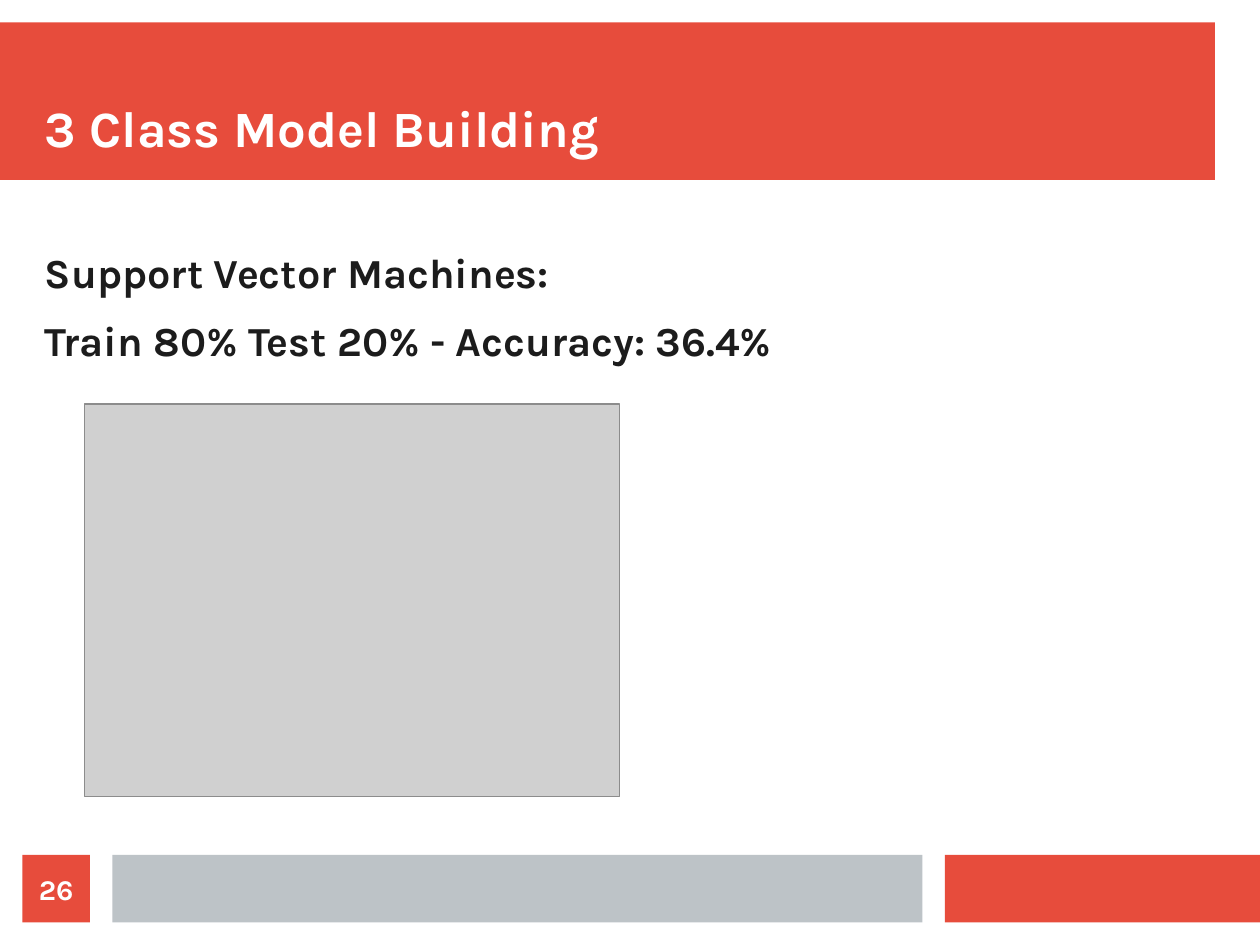
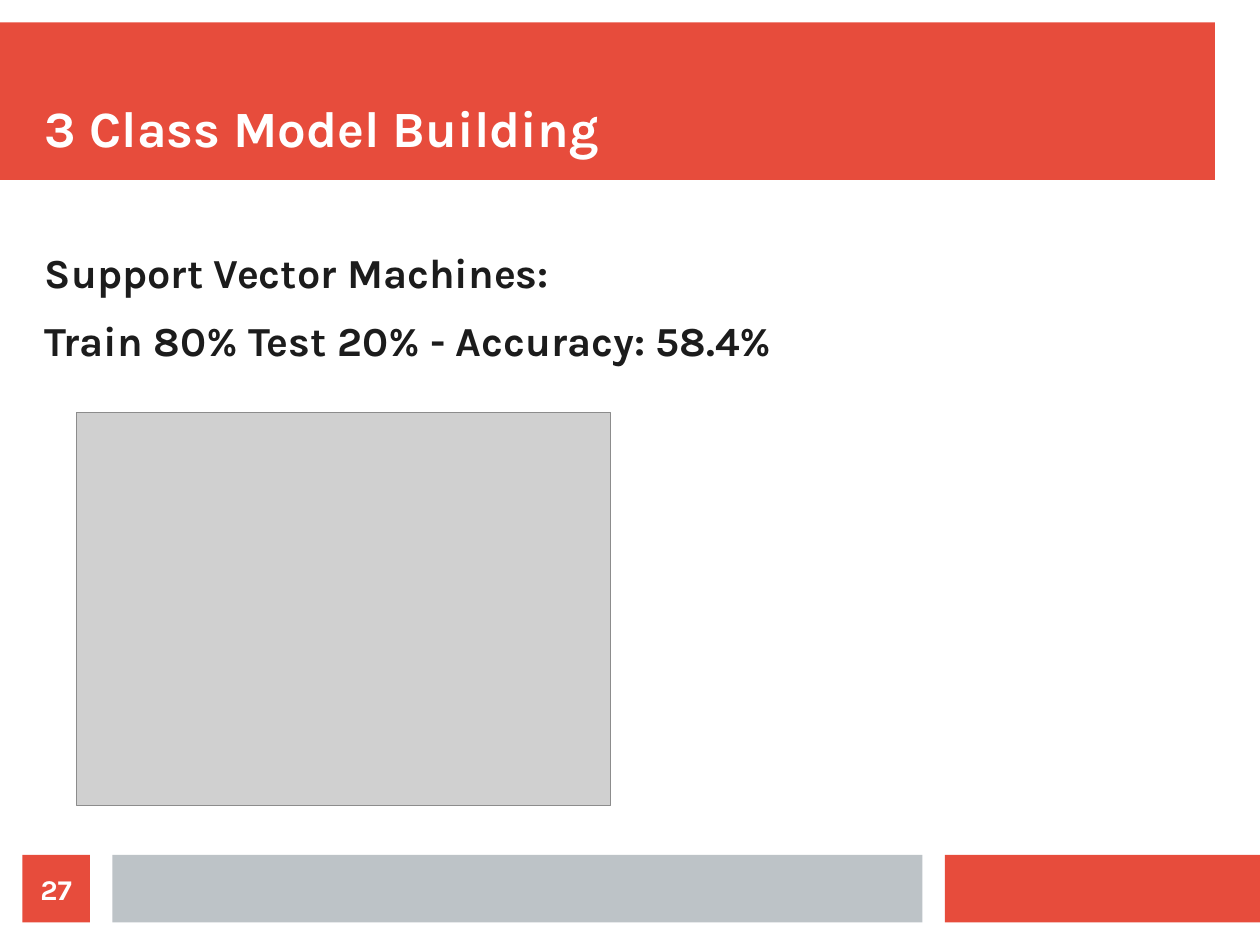
Before and after one commit to gurkpet/Solar-Panel-Market-Modeling, a slide deck: slide 27 of Solar Panel Market Modeling Presentation.odp (slide 26 before the commit). Drawn at 1260x945 pixels with LibreOffice and Linux fonts; fonts in the diff are those of the drawing; grey boxes stand for pictures. Boxes give left, top, right and bottom in pixels: in the first picture for what was removed or moved away, otherwise in the second. Text is boxed around its words. In the diff, an @@ line names an element or a change of style, - is before the commit and + after.

```diff
--- a/Solar Panel Market Modeling Presentation.odp
+++ b/Solar Panel Market Modeling Presentation.odp
@@ text at (45, 326, 772, 367): text changed @@
-Train 80% Test 20% - Accuracy: 36.4%
+Train 80% Test 20% - Accuracy: 58.4%
@@ picture: place and size @@
-picture at (85, 404, 620, 797)
+picture at (77, 413, 612, 806)
@@ page number at (40, 881, 71, 900): text changed @@
-26
+27
```
Also in this commit, not shown: 15 other slides changed, 1 slide added, 1 other file.
